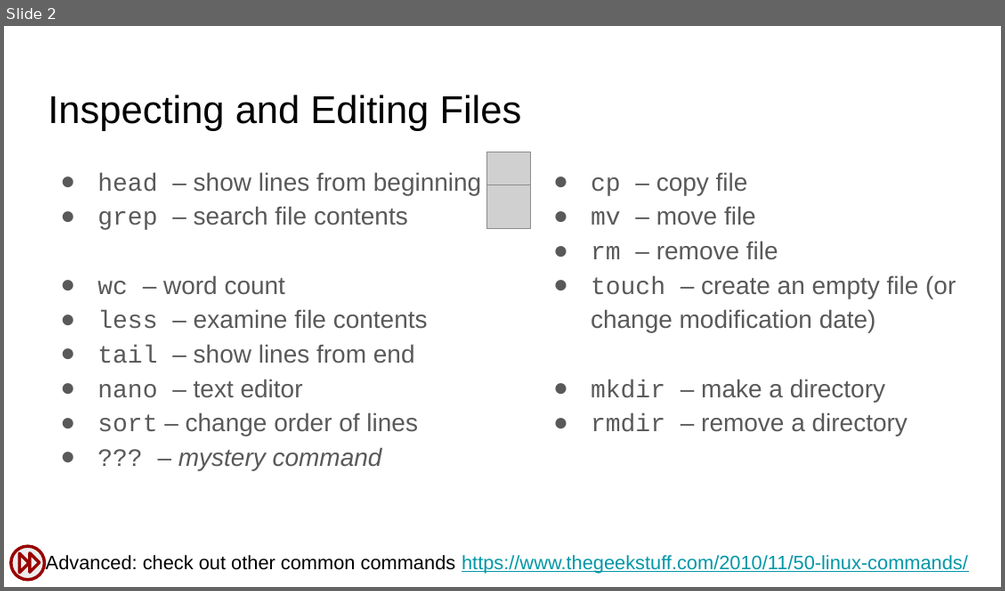
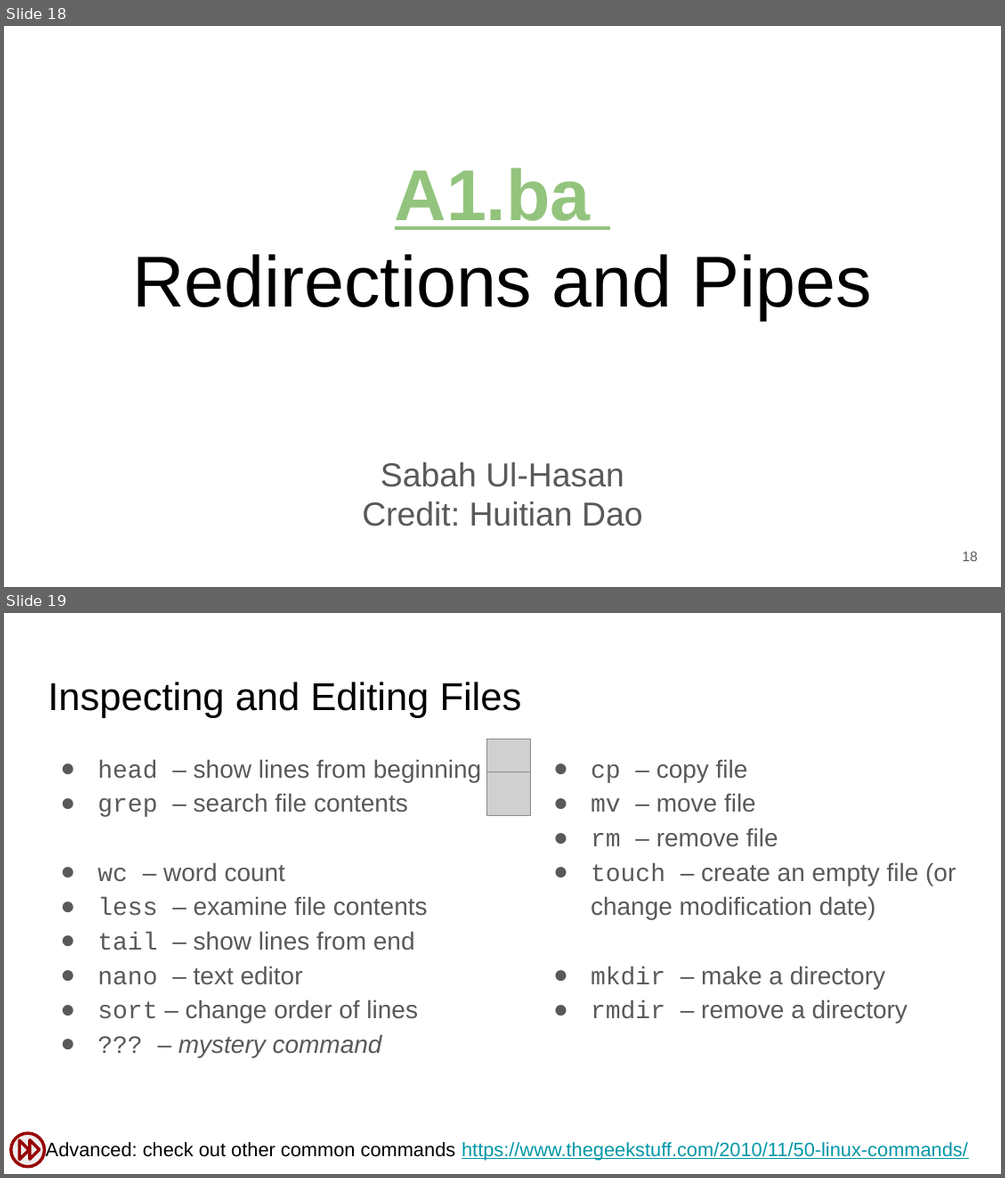
Before and after one commit to SuLab/Applied-Bioinformatics, a slide deck: Lectures/A1.b_Bash-redirections-pipes.pptx. Shown one above the other, each under a label of ours: slide 2 before the commit, slides 18 and 19 after it. The pictures are 1005x591 and 1005x1178 pixels, drawn with LibreOffice and Linux fonts; fonts in the diff are those of the drawing; grey boxes stand for pictures. Boxes give left, top, right and bottom in pixels: in the first picture for what was removed or moved away, otherwise in the second. Text is boxed around its words. In the diff, an @@ line names an element or a change of style, - is before the commit and + after.

```diff
--- a/Lectures/A1.b_Bash-redirections-pipes.pptx
+++ b/Lectures/A1.b_Bash-redirections-pipes.pptx
@@ slide 18 added at (x1=4, y1=26, x2=1001, y2=587), background #FFFFFF @@
@@ title added at (x1=132, y1=168, x2=872, y2=319), 52 pt, text #000000 @@
+A1.ba
+Redirections and Pipes
@@ text added at (x1=362, y1=462, x2=642, y2=526), 24 pt, text #595959 @@
+Sabah Ul-Hasan
+Credit: Huitian Dao
@@ page number added at (x1=962, y1=551, x2=977, y2=561), 10 pt, text #595959 @@
+18
@@ what was slide 2 is now slide 19 @@
```
Also in this commit, not shown: 1 slide changed, 17 other slides added, 1 slide removed.
